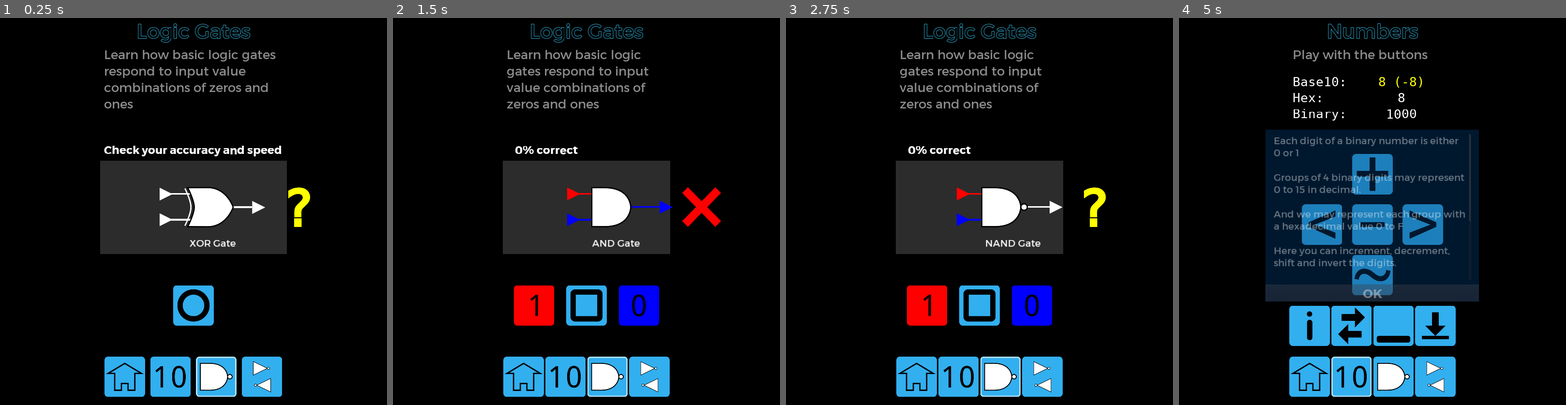
Above: before the commit, frames 1-4 (left to right).
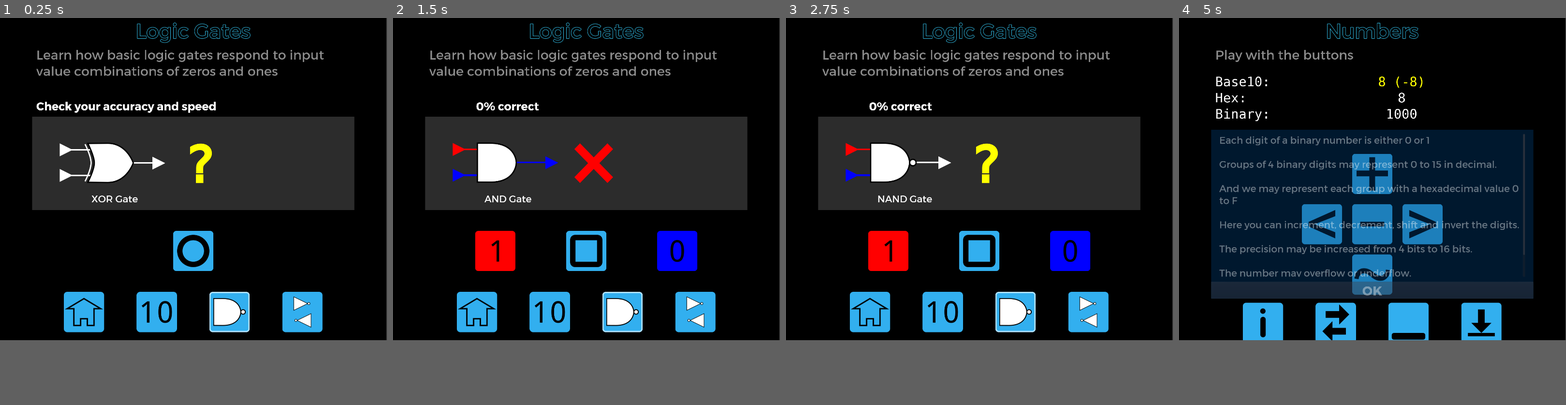
Above: after the commit, the same moments.

Repository: andrew-wilkes/digital-logic
Game: Godot game, scene res://Gates.tscn
Same seed, same stepped clock (60 frames per second), same inputs: the game is played once before the commit and once after it. This scene is started directly instead of the project's main scene.
Inputs (mouse positions are in pixels of both pictures, inside the frame that each line leads up to; where the layout moved, square brackets give the same spot in the first picture):
- Up to frame 1 (0.25 s): no input
- Up to frame 2 (1.5 s): click (586, 296) [586, 304] at 0.5 s; click (493, 296) [532, 304] at 1.25 s
- Up to frame 3 (2.75 s): click (979, 296) [979, 304] at 2 s
- Up to frame 4 (5 s): click (1465, 296) [1426, 304] at 2.75 s; click (1264, 370) [1310, 377] at 3.5 s; click (1337, 370) [1349, 377] at 4.25 s
In our replay, the window is 800x800 before the commit and 799x666 after it. These sizes can differ from the game's own. Grey fills any space a smaller window leaves; there, only what the larger window draws over its background counts as a difference.

The runs differ from the first frame. In frame 1, 33% of the frame differs, in the area x 8-92%, y 1-98%; in frame 2, 35%; in frame 3, 35%; in frame 4, 27%.

Commit message:
Adjust Gates scene gate position

Diff:
--- a/game/parts/LargeGate.gd
+++ b/game/parts/LargeGate.gd
@@ -22,13 +22,13 @@
 func reset():
 	set_gate(4) # XOR gate
 	for i in 3:
-		$x.get_child(gate).get_child(i).modulate = Color.white
+		$x/g.get_child(gate).get_child(i).modulate = Color.white
 
 
 func set_gate(idx: int):
 	gate = idx
 	for i in 6:
-		$x.get_child(i).visible = i == idx
+		$x/g.get_child(i).visible = i == idx
 	get_node("x/C/Label").text = "%s Gate" % names[idx]
 	set_result(2)
 
@@ -40,12 +40,12 @@
 	else:
 		vals = [randi() % 2, randi() % 2]
 	for i in vals.size():
-		$x.get_child(gate).get_child(i + 1).modulate = color_from_val(vals[i])
+		$x/g.get_child(gate).get_child(i + 1).modulate = color_from_val(vals[i])
 	return vals
 
 
 func set_output(v):
-	$x.get_child(gate).get_child(0).modulate = color_from_val(v)
+	$x/g.get_child(gate).get_child(0).modulate = color_from_val(v)
 
 
 func color_from_val(v):
--- a/game/parts/LargeGate.tscn
+++ b/game/parts/LargeGate.tscn
@@ -53,299 +53,308 @@
 color = Color( 0.172549, 0.172549, 0.172549, 1 )
 script = ExtResource( 3 )
 __meta__ = {
-"_edit_use_anchors_": false
+"_edit_use_anchors_": false,
+"_edit_vertical_guides_": [ 952.0 ]
 }
 
 [node name="x" type="CenterContainer" parent="."]
+margin_top = 1.0
 margin_right = 1080.0
-margin_bottom = 462.0
-__meta__ = {
-"_edit_use_anchors_": false
-}
-
-[node name="AND" type="TextureRect" parent="x"]
+margin_bottom = 463.0
+size_flags_horizontal = 3
+__meta__ = {
+"_edit_use_anchors_": false
+}
+
+[node name="g" type="Control" parent="x"]
+margin_left = 540.0
+margin_top = 231.0
+margin_right = 540.0
+margin_bottom = 231.0
+
+[node name="AND" type="TextureRect" parent="x/g"]
 visible = false
-margin_left = 439.0
-margin_top = 130.0
-margin_right = 640.0
-margin_bottom = 331.0
+margin_left = -284.0
+margin_top = -104.0
+margin_right = -83.0
+margin_bottom = 97.0
 texture = SubResource( 1 )
 __meta__ = {
 "_edit_use_anchors_": false
 }
 
-[node name="OUT2" type="Line2D" parent="x/AND"]
+[node name="OUT2" type="Line2D" parent="x/g/AND"]
 show_behind_parent = true
 position = Vector2( 240, 99 )
 points = PoolVector2Array( -100, 0, 100, 0 )
 width = 8.0
 default_color = Color( 1, 1, 1, 1 )
 
-[node name="OUT" type="TextureRect" parent="x/AND/OUT2"]
-margin_left = 100.0
-margin_top = -30.0
-margin_right = 164.0
-margin_bottom = 34.0
-texture = SubResource( 2 )
-__meta__ = {
-"_edit_use_anchors_": false
-}
-
-[node name="IN4" type="Line2D" parent="x/AND"]
+[node name="OUT" type="TextureRect" parent="x/g/AND/OUT2"]
+margin_left = 100.0
+margin_top = -30.0
+margin_right = 164.0
+margin_bottom = 34.0
+texture = SubResource( 2 )
+__meta__ = {
+"_edit_use_anchors_": false
+}
+
+[node name="IN4" type="Line2D" parent="x/g/AND"]
 show_behind_parent = true
 position = Vector2( 33, -65 )
 points = PoolVector2Array( -100, 100, 1, 100 )
 width = 8.0
 default_color = Color( 1, 1, 1, 1 )
 
-[node name="IN" type="TextureRect" parent="x/AND/IN4"]
-margin_left = -152.0
-margin_top = 68.0
-margin_right = -88.0
-margin_bottom = 132.0
-texture = SubResource( 3 )
-__meta__ = {
-"_edit_use_anchors_": false
-}
-
-[node name="IN5" type="Line2D" parent="x/AND"]
+[node name="IN" type="TextureRect" parent="x/g/AND/IN4"]
+margin_left = -152.0
+margin_top = 68.0
+margin_right = -88.0
+margin_bottom = 132.0
+texture = SubResource( 3 )
+__meta__ = {
+"_edit_use_anchors_": false
+}
+
+[node name="IN5" type="Line2D" parent="x/g/AND"]
 show_behind_parent = true
 position = Vector2( 33, 63 )
 points = PoolVector2Array( -100, 100, 1, 100 )
 width = 8.0
 default_color = Color( 1, 1, 1, 1 )
 
-[node name="IN" type="TextureRect" parent="x/AND/IN5"]
-margin_left = -152.0
-margin_top = 68.0
-margin_right = -88.0
-margin_bottom = 132.0
-texture = SubResource( 3 )
-__meta__ = {
-"_edit_use_anchors_": false
-}
-
-[node name="NAND" type="TextureRect" parent="x"]
+[node name="IN" type="TextureRect" parent="x/g/AND/IN5"]
+margin_left = -152.0
+margin_top = 68.0
+margin_right = -88.0
+margin_bottom = 132.0
+texture = SubResource( 3 )
+__meta__ = {
+"_edit_use_anchors_": false
+}
+
+[node name="NAND" type="TextureRect" parent="x/g"]
 visible = false
-margin_left = 423.0
-margin_top = 130.0
-margin_right = 657.0
-margin_bottom = 332.0
+margin_left = -284.0
+margin_top = -104.0
+margin_right = -50.0
+margin_bottom = 98.0
 texture = SubResource( 4 )
 __meta__ = {
 "_edit_use_anchors_": false
 }
 
-[node name="OUT2" type="Line2D" parent="x/NAND"]
+[node name="OUT2" type="Line2D" parent="x/g/NAND"]
 show_behind_parent = true
 position = Vector2( 240, 99 )
 points = PoolVector2Array( -100, 0, 100, 0 )
 width = 8.0
 default_color = Color( 1, 1, 1, 1 )
 
-[node name="OUT" type="TextureRect" parent="x/NAND/OUT2"]
-margin_left = 100.0
-margin_top = -30.0
-margin_right = 164.0
-margin_bottom = 34.0
-texture = SubResource( 2 )
-__meta__ = {
-"_edit_use_anchors_": false
-}
-
-[node name="IN4" type="Line2D" parent="x/NAND"]
+[node name="OUT" type="TextureRect" parent="x/g/NAND/OUT2"]
+margin_left = 100.0
+margin_top = -30.0
+margin_right = 164.0
+margin_bottom = 34.0
+texture = SubResource( 2 )
+__meta__ = {
+"_edit_use_anchors_": false
+}
+
+[node name="IN4" type="Line2D" parent="x/g/NAND"]
 show_behind_parent = true
 position = Vector2( 33, -65 )
 points = PoolVector2Array( -100, 100, 1, 100 )
 width = 8.0
 default_color = Color( 1, 1, 1, 1 )
 
-[node name="IN" type="TextureRect" parent="x/NAND/IN4"]
-margin_left = -152.0
-margin_top = 68.0
-margin_right = -88.0
-margin_bottom = 132.0
-texture = SubResource( 3 )
-__meta__ = {
-"_edit_use_anchors_": false
-}
-
-[node name="IN5" type="Line2D" parent="x/NAND"]
+[node name="IN" type="TextureRect" parent="x/g/NAND/IN4"]
+margin_left = -152.0
+margin_top = 68.0
+margin_right = -88.0
+margin_bottom = 132.0
+texture = SubResource( 3 )
+__meta__ = {
+"_edit_use_anchors_": false
+}
+
+[node name="IN5" type="Line2D" parent="x/g/NAND"]
 show_behind_parent = true
 position = Vector2( 33, 63 )
 points = PoolVector2Array( -100, 100, 1, 100 )
 width = 8.0
 default_color = Color( 1, 1, 1, 1 )
 
-[node name="IN" type="TextureRect" parent="x/NAND/IN5"]
-margin_left = -152.0
-margin_top = 68.0
-margin_right = -88.0
-margin_bottom = 132.0
-texture = SubResource( 3 )
-__meta__ = {
-"_edit_use_anchors_": false
-}
-
-[node name="OR" type="TextureRect" parent="x"]
+[node name="IN" type="TextureRect" parent="x/g/NAND/IN5"]
+margin_left = -152.0
+margin_top = 68.0
+margin_right = -88.0
+margin_bottom = 132.0
+texture = SubResource( 3 )
+__meta__ = {
+"_edit_use_anchors_": false
+}
+
+[node name="OR" type="TextureRect" parent="x/g"]
 visible = false
-margin_left = 422.0
-margin_top = 130.0
-margin_right = 657.0
-margin_bottom = 331.0
+margin_left = -284.0
+margin_top = -104.0
+margin_right = -49.0
+margin_bottom = 97.0
 texture = SubResource( 5 )
 __meta__ = {
 "_edit_use_anchors_": false
 }
 
-[node name="OUT2" type="Line2D" parent="x/OR"]
+[node name="OUT2" type="Line2D" parent="x/g/OR"]
 show_behind_parent = true
 position = Vector2( 240, 101 )
 points = PoolVector2Array( -100, 0, 100, 0 )
 width = 8.0
 default_color = Color( 1, 1, 1, 1 )
 
-[node name="OUT" type="TextureRect" parent="x/OR/OUT2"]
-margin_left = 100.0
-margin_top = -30.0
-margin_right = 164.0
-margin_bottom = 34.0
-texture = SubResource( 2 )
-__meta__ = {
-"_edit_use_anchors_": false
-}
-
-[node name="IN4" type="Line2D" parent="x/OR"]
+[node name="OUT" type="TextureRect" parent="x/g/OR/OUT2"]
+margin_left = 100.0
+margin_top = -30.0
+margin_right = 164.0
+margin_bottom = 34.0
+texture = SubResource( 2 )
+__meta__ = {
+"_edit_use_anchors_": false
+}
+
+[node name="IN4" type="Line2D" parent="x/g/OR"]
 show_behind_parent = true
 position = Vector2( 33, -63 )
 points = PoolVector2Array( -100, 100, 1, 100 )
 width = 8.0
 default_color = Color( 1, 1, 1, 1 )
 
-[node name="IN" type="TextureRect" parent="x/OR/IN4"]
-margin_left = -152.0
-margin_top = 68.0
-margin_right = -88.0
-margin_bottom = 132.0
-texture = SubResource( 3 )
-__meta__ = {
-"_edit_use_anchors_": false
-}
-
-[node name="IN6" type="Line2D" parent="x/OR"]
+[node name="IN" type="TextureRect" parent="x/g/OR/IN4"]
+margin_left = -152.0
+margin_top = 68.0
+margin_right = -88.0
+margin_bottom = 132.0
+texture = SubResource( 3 )
+__meta__ = {
+"_edit_use_anchors_": false
+}
+
+[node name="IN6" type="Line2D" parent="x/g/OR"]
 show_behind_parent = true
 position = Vector2( 33, 65 )
 points = PoolVector2Array( -100, 100, 1, 100 )
 width = 8.0
 default_color = Color( 1, 1, 1, 1 )
 
-[node name="IN" type="TextureRect" parent="x/OR/IN6"]
-margin_left = -152.0
-margin_top = 68.0
-margin_right = -88.0
-margin_bottom = 132.0
-texture = SubResource( 3 )
-__meta__ = {
-"_edit_use_anchors_": false
-}
-
-[node name="NOR" type="TextureRect" parent="x"]
+[node name="IN" type="TextureRect" parent="x/g/OR/IN6"]
+margin_left = -152.0
+margin_top = 68.0
+margin_right = -88.0
+margin_bottom = 132.0
+texture = SubResource( 3 )
+__meta__ = {
+"_edit_use_anchors_": false
+}
+
+[node name="NOR" type="TextureRect" parent="x/g"]
 visible = false
-margin_left = 406.0
-margin_top = 130.0
-margin_right = 674.0
-margin_bottom = 331.0
+margin_left = -284.0
+margin_top = -104.0
+margin_right = -16.0
+margin_bottom = 97.0
 texture = SubResource( 6 )
 __meta__ = {
 "_edit_use_anchors_": false
 }
 
-[node name="OUT2" type="Line2D" parent="x/NOR"]
+[node name="OUT2" type="Line2D" parent="x/g/NOR"]
 show_behind_parent = true
 position = Vector2( 240, 100 )
 points = PoolVector2Array( -100, 0, 100, 0 )
 width = 8.0
 default_color = Color( 1, 1, 1, 1 )
 
-[node name="OUT" type="TextureRect" parent="x/NOR/OUT2"]
-margin_left = 100.0
-margin_top = -30.0
-margin_right = 164.0
-margin_bottom = 34.0
-texture = SubResource( 2 )
-__meta__ = {
-"_edit_use_anchors_": false
-}
-
-[node name="IN4" type="Line2D" parent="x/NOR"]
+[node name="OUT" type="TextureRect" parent="x/g/NOR/OUT2"]
+margin_left = 100.0
+margin_top = -30.0
+margin_right = 164.0
+margin_bottom = 34.0
+texture = SubResource( 2 )
+__meta__ = {
+"_edit_use_anchors_": false
+}
+
+[node name="IN4" type="Line2D" parent="x/g/NOR"]
 show_behind_parent = true
 position = Vector2( 33, -64 )
 points = PoolVector2Array( -100, 100, 1, 100 )
 width = 8.0
 default_color = Color( 1, 1, 1, 1 )
 
-[node name="IN" type="TextureRect" parent="x/NOR/IN4"]
-margin_left = -152.0
-margin_top = 68.0
-margin_right = -88.0
-margin_bottom = 132.0
-texture = SubResource( 3 )
-__meta__ = {
-"_edit_use_anchors_": false
-}
-
-[node name="IN5" type="Line2D" parent="x/NOR"]
+[node name="IN" type="TextureRect" parent="x/g/NOR/IN4"]
+margin_left = -152.0
+margin_top = 68.0
+margin_right = -88.0
+margin_bottom = 132.0
+texture = SubResource( 3 )
+__meta__ = {
+"_edit_use_anchors_": false
+}
+
+[node name="IN5" type="Line2D" parent="x/g/NOR"]
 show_behind_parent = true
 position = Vector2( 33, 64 )
 points = PoolVector2Array( -100, 100, 1, 100 )
 width = 8.0
 default_color = Color( 1, 1, 1, 1 )
 
-[node name="IN" type="TextureRect" parent="x/NOR/IN5"]
-margin_left = -152.0
-margin_top = 68.0
-margin_right = -88.0
-margin_bottom = 132.0
-texture = SubResource( 3 )
-__meta__ = {
-"_edit_use_anchors_": false
-}
-
-[node name="XOR" type="TextureRect" parent="x"]
-margin_left = 415.0
-margin_top = 129.0
-margin_right = 665.0
-margin_bottom = 332.0
+[node name="IN" type="TextureRect" parent="x/g/NOR/IN5"]
+margin_left = -152.0
+margin_top = 68.0
+margin_right = -88.0
+margin_bottom = 132.0
+texture = SubResource( 3 )
+__meta__ = {
+"_edit_use_anchors_": false
+}
+
+[node name="XOR" type="TextureRect" parent="x/g"]
+margin_left = -284.0
+margin_top = -104.0
+margin_right = -34.0
+margin_bottom = 99.0
 texture = SubResource( 7 )
 __meta__ = {
 "_edit_use_anchors_": false
 }
 
-[node name="OUT" type="Line2D" parent="x/XOR"]
+[node name="OUT" type="Line2D" parent="x/g/XOR"]
 show_behind_parent = true
 position = Vector2( 240, 101 )
 points = PoolVector2Array( -100, 0, 100, 0 )
 width = 8.0
 default_color = Color( 1, 1, 1, 1 )
 
-[node name="OUT" type="TextureRect" parent="x/XOR/OUT"]
-margin_left = 100.0
-margin_top = -30.0
-margin_right = 164.0
-margin_bottom = 34.0
-texture = SubResource( 2 )
-__meta__ = {
-"_edit_use_anchors_": false
-}
-
-[node name="IN2" type="Line2D" parent="x/XOR"]
+[node name="OUT" type="TextureRect" parent="x/g/XOR/OUT"]
+margin_left = 100.0
+margin_top = -30.0
+margin_right = 164.0
+margin_bottom = 34.0
+texture = SubResource( 2 )
+__meta__ = {
+"_edit_use_anchors_": false
+}
+
+[node name="IN2" type="Line2D" parent="x/g/XOR"]
 show_behind_parent = true
 position = Vector2( 33, -64 )
 points = PoolVector2Array( -100, 100, 1, 100 )
 width = 8.0
 default_color = Color( 1, 1, 1, 1 )
 
-[node name="IN" type="TextureRect" parent="x/XOR/IN2"]
+[node name="IN" type="TextureRect" parent="x/g/XOR/IN2"]
 margin_left = -152.0
 margin_top = 69.0
 margin_right = -88.0
@@ -355,59 +364,59 @@
 "_edit_use_anchors_": false
 }
 
-[node name="IN3" type="Line2D" parent="x/XOR"]
+[node name="IN3" type="Line2D" parent="x/g/XOR"]
 show_behind_parent = true
 position = Vector2( 33, 64 )
 points = PoolVector2Array( -100, 100, 1, 100 )
 width = 8.0
 default_color = Color( 1, 1, 1, 1 )
 
-[node name="IN" type="TextureRect" parent="x/XOR/IN3"]
-margin_left = -152.0
-margin_top = 68.0
-margin_right = -88.0
-margin_bottom = 132.0
-texture = SubResource( 3 )
-__meta__ = {
-"_edit_use_anchors_": false
-}
-
-[node name="NOT" type="TextureRect" parent="x"]
+[node name="IN" type="TextureRect" parent="x/g/XOR/IN3"]
+margin_left = -152.0
+margin_top = 68.0
+margin_right = -88.0
+margin_bottom = 132.0
+texture = SubResource( 3 )
+__meta__ = {
+"_edit_use_anchors_": false
+}
+
+[node name="NOT" type="TextureRect" parent="x/g"]
 visible = false
-margin_left = 422.0
-margin_top = 129.0
-margin_right = 657.0
-margin_bottom = 333.0
+margin_left = -284.0
+margin_top = -104.0
+margin_right = -49.0
+margin_bottom = 100.0
 texture = SubResource( 8 )
 __meta__ = {
 "_edit_use_anchors_": false
 }
 
-[node name="OUT2" type="Line2D" parent="x/NOT"]
+[node name="OUT2" type="Line2D" parent="x/g/NOT"]
 show_behind_parent = true
 position = Vector2( 240, 102 )
 points = PoolVector2Array( -100, 0, 100, 0 )
 width = 8.0
 default_color = Color( 1, 1, 1, 1 )
 
-[node name="OUT" type="TextureRect" parent="x/NOT/OUT2"]
-margin_left = 100.0
-margin_top = -30.0
-margin_right = 164.0
-margin_bottom = 34.0
-texture = SubResource( 2 )
-__meta__ = {
-"_edit_use_anchors_": false
-}
-
-[node name="IN4" type="Line2D" parent="x/NOT"]
+[node name="OUT" type="TextureRect" parent="x/g/NOT/OUT2"]
+margin_left = 100.0
+margin_top = -30.0
+margin_right = 164.0
+margin_bottom = 34.0
+texture = SubResource( 2 )
+__meta__ = {
+"_edit_use_anchors_": false
+}
+
+[node name="IN4" type="Line2D" parent="x/g/NOT"]
 show_behind_parent = true
 position = Vector2( 33, 0 )
 points = PoolVector2Array( -100, 100, 1, 100 )
 width = 8.0
 default_color = Color( 1, 1, 1, 1 )
 
-[node name="IN" type="TextureRect" parent="x/NOT/IN4"]
+[node name="IN" type="TextureRect" parent="x/g/NOT/IN4"]
 margin_left = -152.0
 margin_top = 68.0
 margin_right = -88.0
@@ -427,9 +436,9 @@
 }
 
 [node name="Label" type="Label" parent="x/C"]
-margin_left = -96.0
+margin_left = -246.0
 margin_top = 145.0
-margin_right = 213.0
+margin_right = 63.0
 margin_bottom = 223.0
 custom_fonts/font = ExtResource( 2 )
 text = "XOR Gate"
@@ -438,8 +447,8 @@
 }
 
 [node name="Result" type="Control" parent="x/C"]
-margin_left = 64.0
-margin_right = 104.0
+margin_left = -86.0
+margin_right = -46.0
 margin_bottom = 40.0
 __meta__ = {
 "_edit_use_anchors_": false
--- a/game/project.godot
+++ b/game/project.godot
@@ -54,7 +54,6 @@
 window/size/resizable=false
 window/energy_saving/keep_screen_on=false
 window/handheld/orientation="portrait"
-window/stretch/mode="2d"
 window/stretch/aspect="keep"
 
 [rendering]
